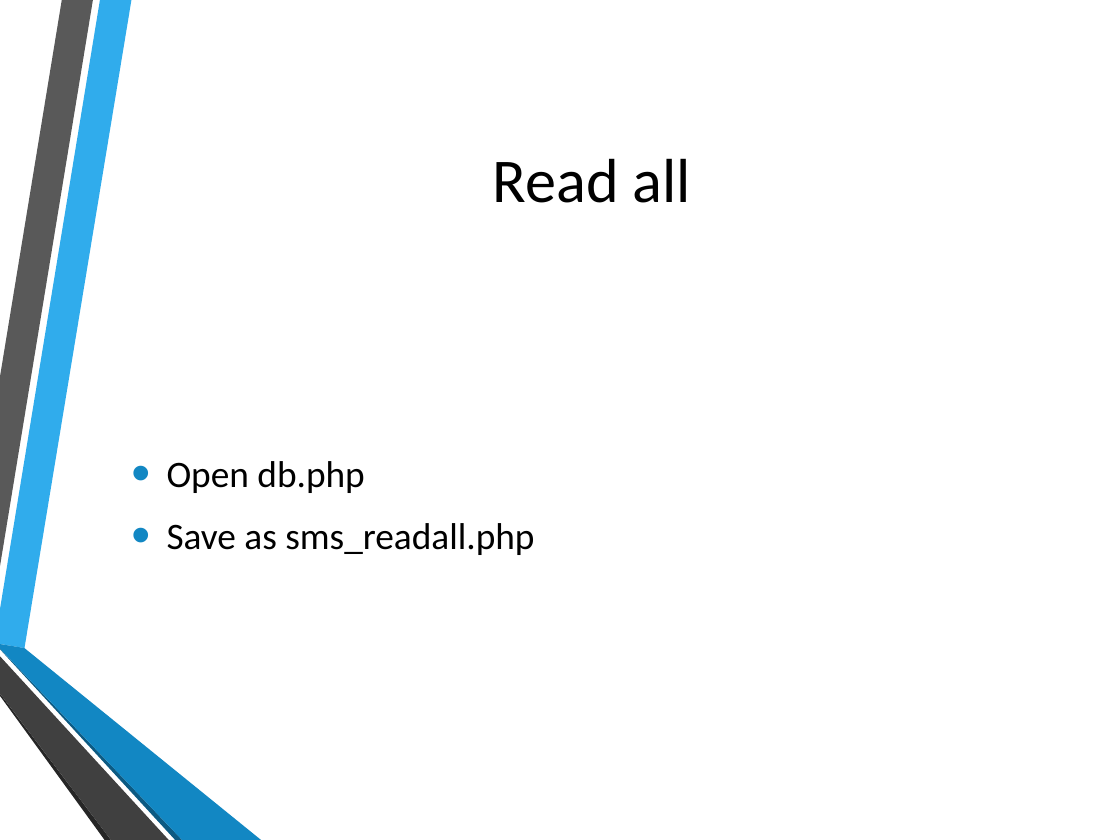
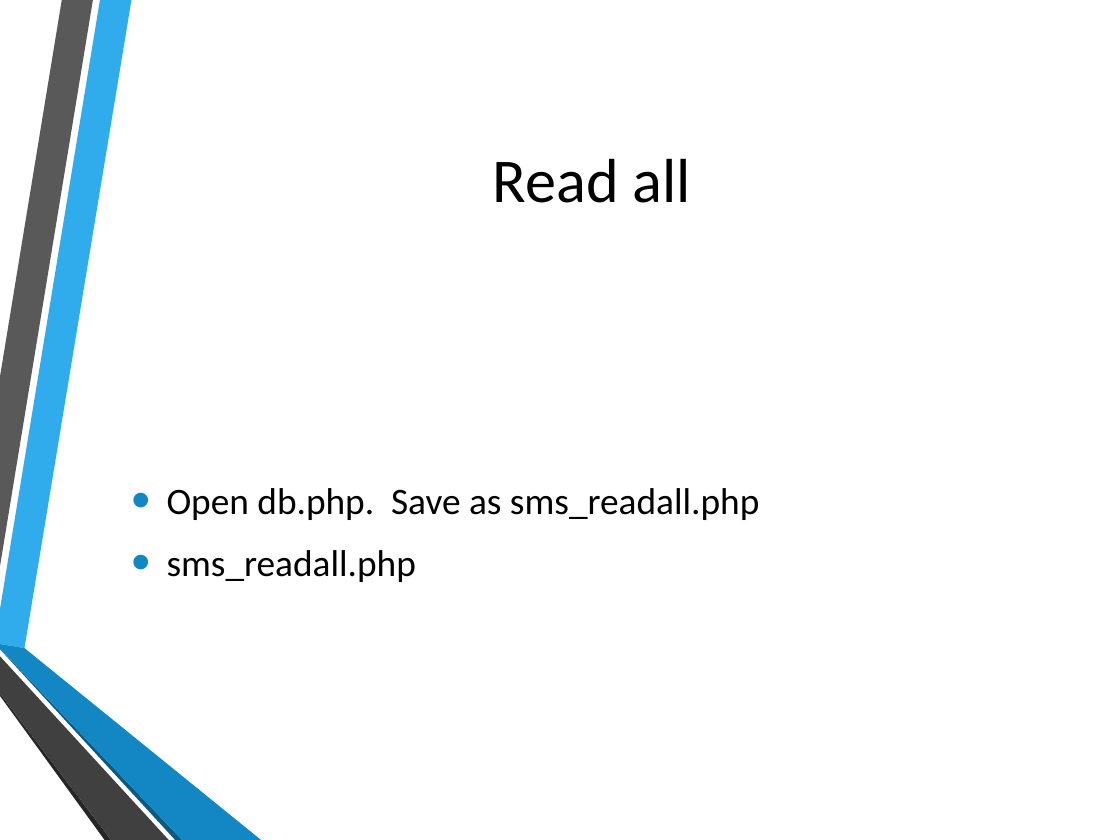
Before and after one commit to hatted/fevaworks-php, a slide deck: slide 21 of php-fw9/SMS.pptx. Drawn at 1120x840 pixels with LibreOffice and Linux fonts; fonts in the diff are those of the drawing; background and template pictures are left out. Boxes give left, top, right and bottom in pixels: in the first picture for what was removed or moved away, otherwise in the second. Text is boxed around its words. In the diff, an @@ line names an element or a change of style, - is before the commit and + after.

```diff
--- a/php-fw9/SMS.pptx
+++ b/php-fw9/SMS.pptx
@@ text at [167, 488, 759, 582]: text changed @@
-• Open db.php
-• Save as sms_readall.php
+• Open db.php. Save as sms_readall.php
+• sms_readall.php
```
Also in this commit, not shown: 2 other slides changed, 15 other files.
